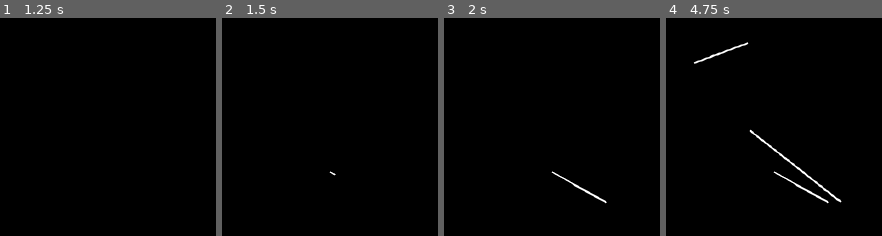
Above: before the commit, frames 1-4 (left to right).
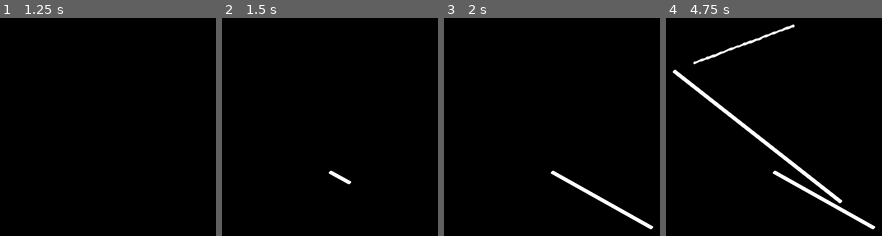
Above: after the commit, the same moments.

Repository: grapdega/whiteboard
Game: Godot game, scene res://whiteboard.tscn
Two runs of this game, one before a commit and one after it. Both use one fixed random seed, a clock stepped at 60 frames per second and the inputs below.
Inputs (mouse positions are in pixels of both pictures, inside the frame that each line leads up to):
- Up to frame 1 (1.25 s): tap Enter at 0.5 s; move the mouse to (outside the picture) at 0.52 s; hold L from 0.53 s (still down); click (outside the picture) at 0.67 s; tap C at 0.8 s
- Up to frame 2 (1.5 s): release L at 1.25 s; tap Space at 1.25 s; drag from (310, 159) to (429, 227) at 1.27 s
- Up to frame 3 (2 s): no input
- Up to frame 4 (4.75 s): tap Enter at 2, 3.5 s; move the mouse to (outside the picture) at 2.02 s; hold L 2.03-2.75 s; click (outside the picture) at 2.17 s; tap C at 2.3, 3.8 s; tap Space at 2.75, 4.25 s; drag from (873, 227) to (674, 70) at 2.77 s; move the mouse to (outside the picture) at 3.52 s; hold S 3.53-4.25 s; hold L 3.53-4.25 s; click (outside the picture) at 3.67 s; drag from (674, 70) to (793, 24) at 4.27 s

Frame 1 is identical in both runs. In frame 2, 0.2% of the frame differs, in the area x 49-61%, y 69-77%; in frame 3, 1.0%; in frame 4, 3.3%, in the area x 2-98%, y 2-98%.

Commit message:
optimize

Diff:
--- a/project.godot
+++ b/project.godot
@@ -41,10 +41,14 @@
 quality/driver/driver_name="GLES2"
 quality/driver/fallback_to_gles2=true
 2d/options/use_nvidia_rect_flicker_workaround=true
+quality/intended_usage/framebuffer_allocation=1
+quality/intended_usage/framebuffer_allocation.mobile=1
 2d/snapping/use_gpu_pixel_snap=true
 vram_compression/import_bptc=true
 vram_compression/import_etc=true
 vram_compression/import_pvrtc=true
+quality/reflections/high_quality_ggx.mobile=true
+quality/filters/anisotropic_filter_level=16
 quality/filters/msaa=4
 quality/filters/use_fxaa=true
 quality/filters/use_debanding=true
--- a/script/CurveLine.gd
+++ b/script/CurveLine.gd
@@ -6,14 +6,19 @@
 
 export var pressed = false
 
-var lastpos = null
+export var mode = "spline"
+
+export var begin = Vector2.ZERO
+export var end = Vector2.ZERO
+
 
 func pget():
 	return get_baked_points()
 
 func add(pos):
-	if lastpos != null:
-		pos.x = (lastpos.x*3 + pos.x) /4
-		pos.y = (lastpos.y*3 + pos.y) /4
-	lastpos = pos
-	add_point(pos)
+	if mode == "spline":
+		add_point(pos,Vector2.UP,Vector2.LEFT)
+	else:
+		if begin == Vector2.ZERO:
+			begin = pos
+		end = pos
--- a/script/whiteboard.gd
+++ b/script/whiteboard.gd
@@ -1,7 +1,8 @@
 extends Node2D
 
-export var size = 1.9
+export var size = 3
 export var color = Color.white
+export var mode = "curve"
 
 func _ready():
 	get_tree().get_root().set_transparent_background(true)
@@ -9,17 +10,22 @@
 var _pressed := false
 var _curve = []
 var state = {}
+var update_request = false
+
+func create_cur():
+	var cur = preload("res://script/CurveLine.gd").new()
+	cur.size = size
+	cur.color = color
+	cur.pressed = true
+	cur.mode = mode
+	return cur
+
 func _input(event:InputEvent) -> void:
-	update()
 	# Tocuh screen
 	if  event is InputEventScreenTouch:
 		_pressed = event.pressed
 		if event.pressed: # Down.
-			var cur = preload("res://script/CurveLine.gd").new()
-			cur.size = size
-			cur.color = color
-			cur.pressed = true
-			state[event.index] = cur
+			state[event.index] = create_cur()
 		else: # Up.
 			state[event.index].pressed = false
 			_curve.append(state[event.index])
@@ -27,34 +33,52 @@
 	if event is InputEventScreenDrag:
 		if state[event.index].pressed:
 			state[event.index].add(event.position)
-			return
+			update_request = true
+
 
 	# mouse
 	if event is InputEventMouseButton:
 		_pressed = event.pressed
 		if _pressed:
-			var cur = preload("res://script/CurveLine.gd").new()
-			cur.size = size
-			cur.color = color
-			cur.pressed = true
-			_curve.append(cur)
+			_curve.append(create_cur())
 		else:
 			_curve[-1].pressed = false
 	if event is InputEventMouseMotion:
 		if len(_curve) == 0:
 			return
 		if _curve[-1].pressed:
-			_curve[-1].add(event.position)
-			return
+			_curve[-1].add(get_global_mouse_position())
+			update_request = true
+
+func _physics_process(delta):
+	if update_request:
+		update()
+		update_request = false
+	if Input.is_key_pressed(KEY_L):
+		mode = "line"
+	if Input.is_key_pressed(KEY_S):
+		mode = "spline"
+	if Input.is_key_pressed(KEY_C):
+		mode = "circle"
 
 func _draw():
 	var cur = null
 	if _curve != null:
 		for _c in _curve:
 			cur = _c
-			if cur.pget().size() >= 2:
-				draw_polyline(cur.pget(),cur.color,_c.size,true)
+			_draw_common(cur)
 		for _c in state.keys():
 			cur = state[_c]
+			_draw_common(cur)
+
+func _draw_common(cur):
+		if cur.mode == "line":
+			draw_line(cur.begin,cur.end,cur.color,5,true)
+		elif cur.mode == "circle":
+			draw_arc(cur.begin,calc_radius(cur.begin,cur.end),0,TAU,1024,cur.color,cur.size,true)
+		elif cur.mode == "spline":
 			if cur.pget().size() >= 2:
 				draw_polyline(cur.pget(),cur.color,cur.size,true)
+
+func calc_radius(a,b):
+	return b.y-a.y
Not shown, added: UI/Icon/Color.svg.import
Not shown, added: UI/Icon/Color/Blue.svg.import
Not shown, added: UI/Icon/Color/Red.svg.import
Not shown, added: UI/Icon/Color/White.svg.import
Not shown, added: UI/Icon/Draw.svg.import
Not shown, added: UI/Icon/Eraser.svg.import
Not shown, added: UI/Icon/color.png.import
Not shown, added: UI/Icon/minus.svg.import
Not shown, added: UI/Icon/plus.svg.import
Not shown, added: UI/MainButton.svg.import
Not shown, added: UI/draw.svg.import
Not shown, added: UI/icon.png.import
